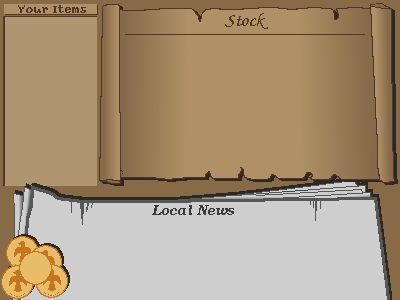
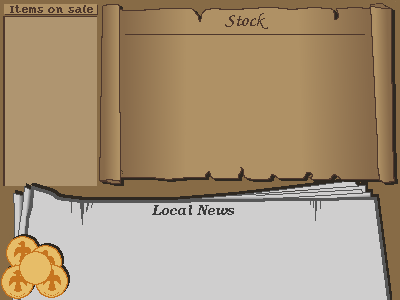
Layer changes from the first w=400, h=300 image to the second:
renamed "Your Items" to "Items on sale", painted on it over (x1=10, y1=5, x2=93, y2=13)
